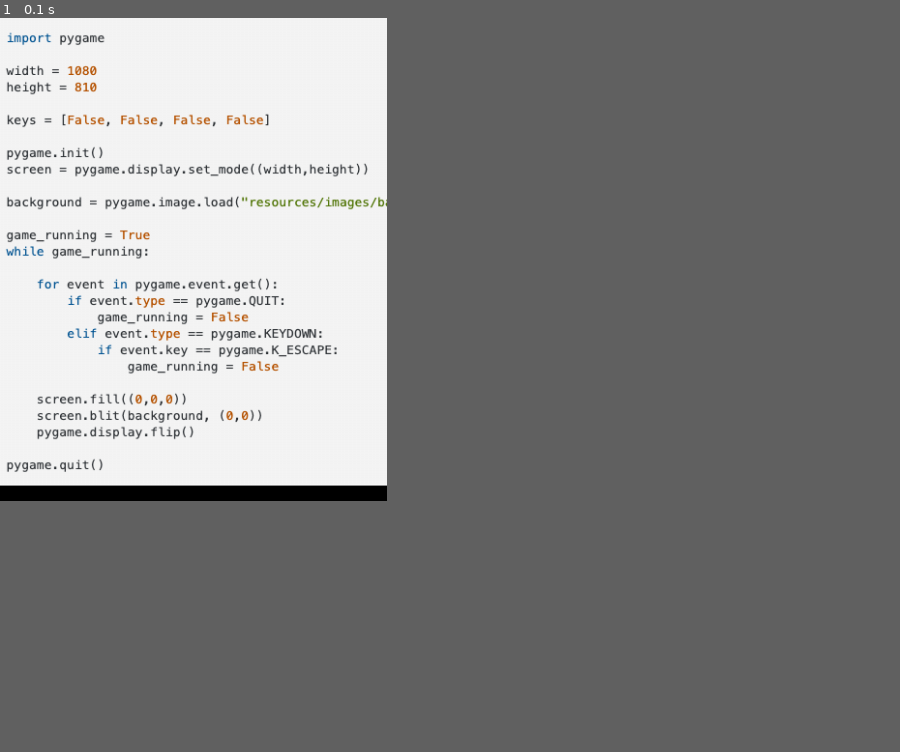
Above: before the commit, frame 1.
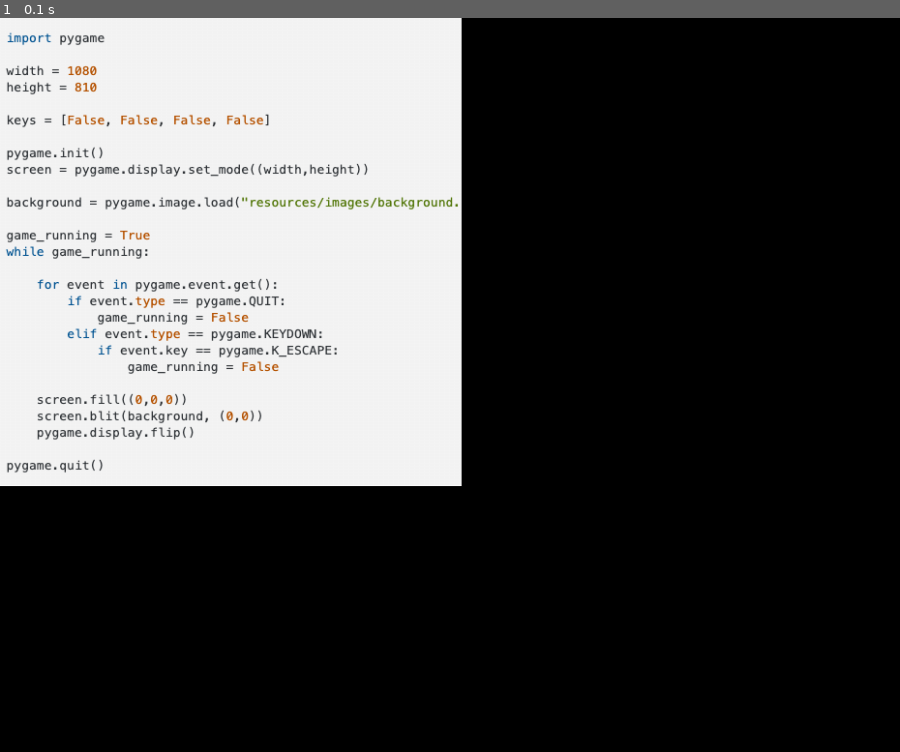
Above: after the commit, the same moment.

Repository: denisjackman/pyproject
Game: pygame game, started from work/Pathmaker.py
The game is run twice, just before and just after one commit, with the same random seed, the same clock (stepped at 60 frames per second) and the same inputs.
Inputs:
- Up to frame 1 (0.1 s): no input
The window is 387x483 before the commit and 900x734 after it. Grey fills any space a smaller window leaves; there, only what the larger window draws over its background counts as a difference.

The runs differ from the first frame. In frame 1, 6.1% of the frame differs, in the area x 0-52%, y 0-64%.

Commit message:
daily Commit

Diff:
--- a/work/scratch.py
+++ b/work/Pathmaker.py
@@ -9,26 +9,33 @@
 import pygame
 
 pygame.init()
-WIDTH = 400
-HEIGHT = 500
+WIDTH = 930
+HEIGHT = 759
 WHITE = (0, 0, 0)
 
 def main():
     ''' main routine '''
     window = pygame.display.set_mode((WIDTH, HEIGHT))
     pygame.display.set_caption("PyGame Template")
-    pygame_icon = pygame.image.load('icon.png')
-    background = pygame.image.load("background.png").convert()
-
+    pygame_icon = pygame.image.load('icon.png').convert()
+    background = pygame.image.load("y:/tower-defense/tim-tower/game_assets/background.png").convert()
+    clicks = []
     pygame.display.set_icon(pygame_icon)
     done = False
+    clock = pygame.time.Clock()
     while not done:
         for event in pygame.event.get():
+            pos = pygame.mouse.get_pos()
             if event.type == pygame.QUIT:
                 done = True
+            if event.type == pygame.MOUSEBUTTONDOWN:
+                clicks.append(pos)
         window.fill(WHITE)
         window.blit(background, (0, 0))
-        pygame.display.flip()
-
+        for item in clicks:
+            pygame.draw.circle(window, (255, 0, 0), item, 5, 0)
+        pygame.display.update()
+        clock.tick(60)
+    print(clicks)
 if __name__ == '__main__':
     main()
